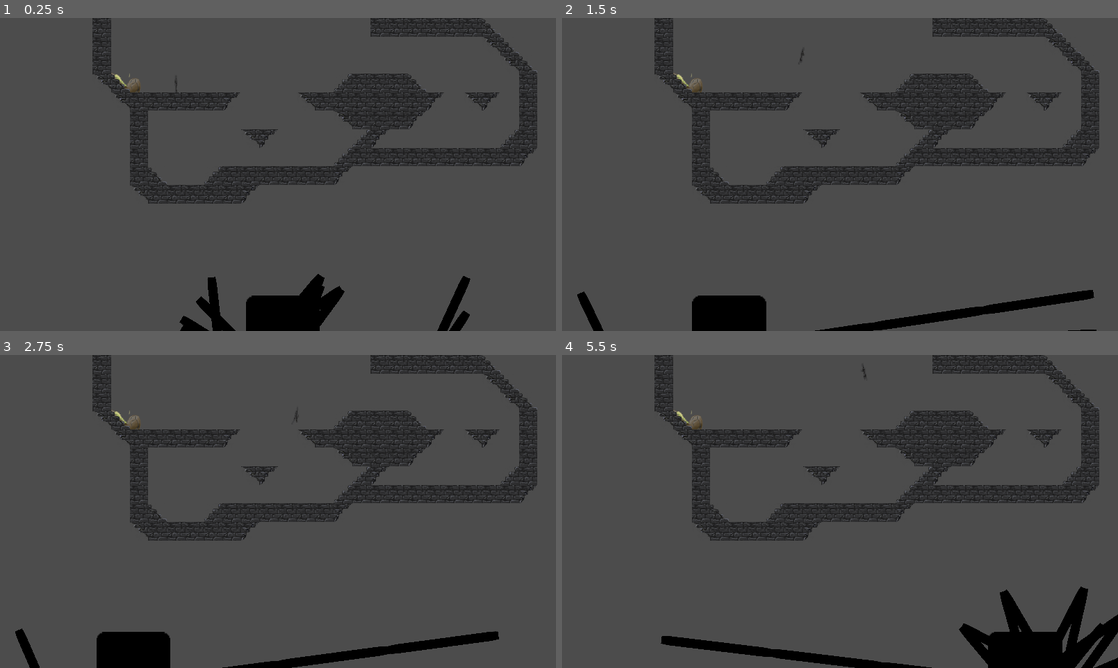
Above: before the commit, frames 1-4 (two rows, left to right).
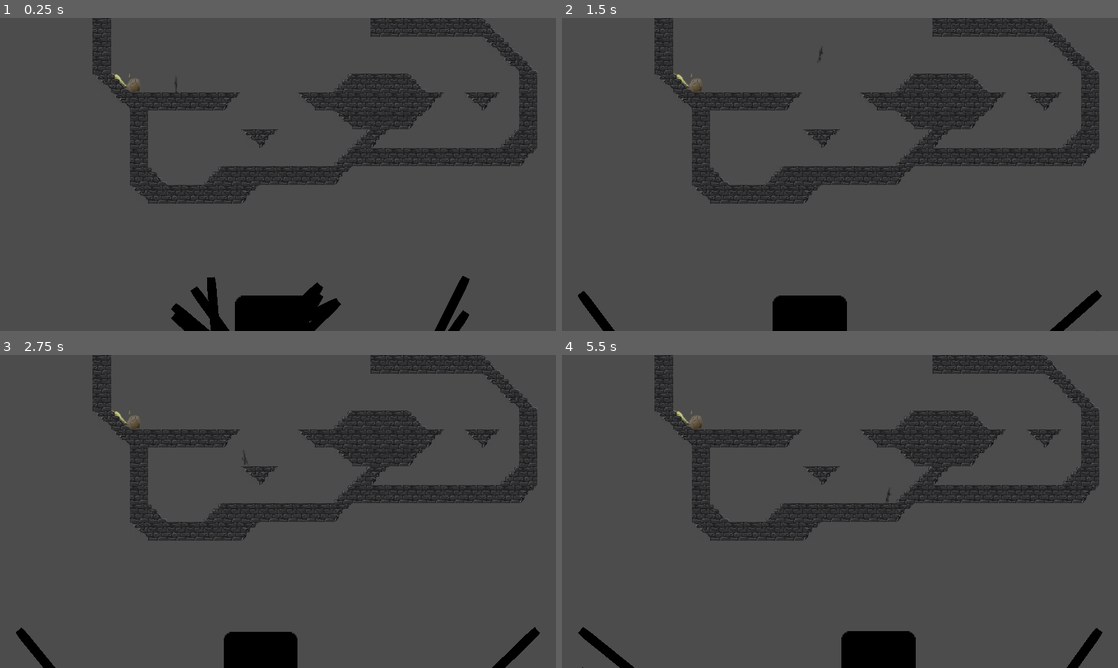
Above: after the commit, the same moments.

Repository: ObsidianBlk/ItsBelow
Game: Godot game, scene res://Scenes/World/World.tscn
Same seed, same stepped clock (60 frames per second), same inputs: the game is played once before the commit and once after it. The engine's default icon, where the game draws it, is replaced by a stand-in: a white triangle on a blue panel in a dark square.
Inputs:
- Up to frame 1 (0.25 s): no input
- Up to frame 2 (1.5 s): hold Space (player_jump) 0.53-1.28 s; hold D (player_right) from 0.53 s (still down); tap Space (player_jump) at 1.35 s
- Up to frame 3 (2.75 s): tap Space (player_jump) at 1.52, 1.82 s; release D (player_right) at 2.03 s; hold A (player_left) from 2.03 s (still down); hold Space (player_jump) from 2.03 s (still down)
- Up to frame 4 (5.5 s): release A (player_left) at 2.78 s; release Space (player_jump) at 2.78 s; hold D (player_right) 2.78-4.28 s; tap Space (player_jump) at 2.85, 3.02, 3.32, 4.35, 4.52, 4.82 s; hold Space (player_jump) 3.53-4.28 s; hold A (player_left) 4.28-5.03 s; hold D (player_right) from 5.03 s (still down); hold Space (player_jump) from 5.03 s (still down)

The runs differ from the first frame. In frame 1, 0.9% of the frame differs, in the area x 30-85%, y 81-100%; in frame 2, 4.8%; in frame 3, 4.5%; in frame 4, 6.0%, in the area x 2-100%, y 3-100%.

Commit message:
Changed how player acceleration and jump power is calculated based more on time. Updated Spider horizontal acceleration to match closer to how Player works. Added the ability for the Player to just within a small time window before landing.

Diff:
--- a/Objects/Player/Player.gd
+++ b/Objects/Player/Player.gd
@@ -5,18 +5,20 @@
 # ------------------------------------------------------------------------------
 # Export Variables
 # ------------------------------------------------------------------------------
-export var accel : float = 500						setget set_accel
 export var dampening : float = 0.1					setget set_dampening
 export var max_speed : float = 512					setget set_max_speed
+export var max_speed_time : float = 0.1				setget set_max_speed_time
 export var max_jump_height : float = 128.0			setget set_max_jump_height
-export var half_jump_dist : float = 150				setget set_half_jump_dist
+export var max_jump_time : float = 0.25				setget set_max_jump_time
 export var jump_multiplier : float = 0.8			setget set_jump_multiplier
 export var fall_multiplier : float = 1.25			setget set_fall_multiplier
 export var coyote_time : float = 0.15				setget set_coyote_time
+export var preland_grace_time : float = 0.1			setget set_preland_grace_time
 
 # ------------------------------------------------------------------------------
 # Variables
 # ------------------------------------------------------------------------------
+var accel : float = 0.0
 var velocity : Vector2 = Vector2.ZERO
 var direction_x : Array = [0.0, 0.0]
 var facing_left : bool = false
@@ -32,9 +34,6 @@
 # ------------------------------------------------------------------------------
 # Setters
 # ------------------------------------------------------------------------------
-func set_accel(a : float) -> void:
-	if a > 0:
-		accel = a
 
 func set_dampening(d : float) -> void:
 	if d >= 0.0 and d <= 1.0:
@@ -45,14 +44,19 @@
 		max_speed = s
 		_CalculateJumpVariables()
 
+func set_max_speed_time(t : float) -> void:
+	if t > 0.0:
+		max_speed_time = t
+		_CalculateJumpVariables()
+
 func set_max_jump_height(h : float) -> void:
 	if h >= 0:
 		max_jump_height = h
 		_CalculateJumpVariables()
 
-func set_half_jump_dist(d : float) -> void:
-	if d > 0:
-		half_jump_dist = d
+func set_max_jump_time(t : float) -> void:
+	if t > 0.0:
+		max_jump_time = t
 		_CalculateJumpVariables()
 
 func set_fall_multiplier(m : float) -> void:
@@ -68,6 +72,10 @@
 	if t >= 0.0 and t <= 1.0:
 		coyote_time = t
 
+func set_preland_grace_time(t : float) -> void:
+	if t >= 0.0:
+		preland_grace_time = t
+
 # ------------------------------------------------------------------------------
 # Override Methods
 # ------------------------------------------------------------------------------
@@ -78,19 +86,20 @@
 # Private Methods
 # ------------------------------------------------------------------------------
 func _CalculateJumpVariables() -> void:
-	# NOTE: The idea for this came from...
-	# https://youtu.be/hG9SzQxaCm8
-	jump_strength = (2 * max_jump_height * max_speed) / half_jump_dist
-	gravity = (2 * max_jump_height * pow(accel, 2)) / pow(half_jump_dist, 2)
+	# Calculations based on information found...
+	# https://error454.com/2013/10/23/platformer-physics-101-and-the-3-fundamental-equations-of-platformers/
+	accel = (max_speed * 2) / pow(max_speed_time, 2)
+	gravity = (2 * max_jump_height) / pow(max_jump_time, 2)
+	jump_strength = sqrt(2 * gravity * max_jump_height)
 
 func _ProcessVelocity_H(change : float = 0.0) -> void:
 	if change != 0.0:
 		if sign(change) != sign(velocity.x):
 			velocity.x = 0.0
-		velocity.x += max(-max_speed, min(change, max_speed))
+		velocity.x = max(-max_speed, min(velocity.x + change, max_speed))
 	else:
 		velocity.x = lerp(velocity.x, 0.0, dampening)
-		if abs(velocity.x) < 0.05:
+		if abs(velocity.x) < 0.25 * max_speed:
 			velocity.x = 0.0
 
 func _ProcessVelocity_V(change : float = 0.0, instant : bool = false) -> void:
--- a/Objects/Player/Player.tscn
+++ b/Objects/Player/Player.tscn
@@ -9,7 +9,7 @@
 [ext_resource path="res://Objects/Player/States/Jump.gd" type="Script" id=7]
 
 [sub_resource type="CapsuleShape2D" id=1]
-radius = 16.0
+radius = 12.0
 height = 32.0
 
 [sub_resource type="Animation" id=2]
--- a/Objects/Player/States/Fall.gd
+++ b/Objects/Player/States/Fall.gd
@@ -4,6 +4,7 @@
 # Variables
 # ------------------------------------------------------------------------------
 var _coyote_time : float = 0.0
+var _preland_time : float = 0.0
 
 # ------------------------------------------------------------------------------
 # Override Methods
@@ -22,14 +23,21 @@
 		player.direction_x[1] = event.get_action_strength("player_right")
 	elif event.is_action_released("player_right"):
 		player.direction_x[1] = 0.0
-	elif event.is_action_pressed("player_jump") and _coyote_time > 0.0:
-		_sm.change_to_state("Jump", {"coyote_jump":true})
+	elif event.is_action_pressed("player_jump"):
+		if _coyote_time > 0.0:
+			_sm.change_to_state("Jump", {"coyote_jump":true})
+		else:
+			_preland_time = player.preland_grace_time
 
 func physics_update(delta : float) -> void:
 	if _coyote_time > 0.0:
 		_coyote_time -= delta
+	if _preland_time > 0.0:
+		_preland_time -= delta
 
 	if player.is_on_floor():
+		if _preland_time > 0.0:
+			_sm.change_to_state("Jump")
 		if abs(player.velocity.x) > 0.05:
 			_sm.change_to_state("Move")
 		else:
--- a/Objects/Player/States/Move.gd
+++ b/Objects/Player/States/Move.gd
@@ -30,14 +30,11 @@
 			player._ProcessVelocity_H(direction * player.accel * delta)
 		else:
 			player._ProcessVelocity_H()
-			#if abs(player.velocity.x) < 0.5:
-			#	_sm.change_to_state("Idle")
+			if abs(player.velocity.x) < 0.1:
+				_sm.change_to_state("Idle")
 		player.velocity = player.move_and_slide_with_snap(
-			player.velocity, Vector2.DOWN, Vector2.UP, false, 2, deg2rad(55), false
+			player.velocity, Vector2.DOWN, Vector2.UP, false, 1, deg2rad(55), false
 		)
-		if abs(player.velocity.x) < 8.0:
-			player.velocity.x = 0.0
-			_sm.change_to_state("Idle")
 	else:
 		_sm.change_to_state("Fall")
 
--- a/Objects/Spider/Spider.gd
+++ b/Objects/Spider/Spider.gd
@@ -6,15 +6,16 @@
 # ------------------------------------------------------------------------------
 export var target_node_path : NodePath = ""			setget set_target_node_path
 export var climb_speed : float = 10.0				setget set_climb_speed
-export var horizontal_speed : float = 200.0
-export var horizontal_accel : float = 400.0
+export var horizontal_speed : float = 200.0			setget set_horizontal_speed
+export var horizontal_speed_time : float = 0.1		setget set_horizontal_speed_time
 export var distance_per_step : float = 40.0			setget set_distance_per_step
-export var step_time : float = 0.6
+export var step_time : float = 0.6					setget set_step_time
 
 
 # ------------------------------------------------------------------------------
 # Variables
 # ------------------------------------------------------------------------------
+var _accel : float = 0.0
 var _last_step_time : float = 0.0
 var _cur_l_leg : int = 0
 var _cur_r_leg : int = 0
@@ -58,6 +59,20 @@
 		distance_per_step = d
 		_CalcStepRate()
 
+func set_horizontal_speed(s : float) -> void:
+	if s > 0.0:
+		horizontal_speed = s
+		_CalcAccel()
+
+func set_horizontal_speed_time(t : float) -> void:
+	if t > 0.0:
+		horizontal_speed_time = t
+		_CalcAccel()
+
+func set_step_time(t : float) -> void:
+	if t > 0.0:
+		step_time = t
+
 # ------------------------------------------------------------------------------
 # Override Methods
 # ------------------------------------------------------------------------------
@@ -66,6 +81,8 @@
 	left_sensor.force_raycast_update()
 	_CalcStepRate()
 	set_target_node_path(target_node_path)
+
+	_CalcAccel()
 
 	for leg in left_legs:
 		leg.step_time = step_time
@@ -76,7 +93,9 @@
 
 func _physics_process(delta : float) -> void:
 	var move_vec : Vector2 = Vector2(0.0, -climb_speed) + _GetHorzSpeed(delta)
-	move_and_collide(move_vec * delta)
+	var res : KinematicCollision2D = move_and_collide(move_vec * delta)
+	if res != null:
+		_speed_x = 0.0
 
 func _process(delta : float) -> void:
 	_last_step_time += delta
@@ -109,7 +128,7 @@
 		var dist_to_target : float = target.global_position.x - global_position.x
 		var hspeed : float = horizontal_speed * delta
 		if abs(dist_to_target) > hspeed:
-			_speed_x += max(-horizontal_speed, min(sign(dist_to_target) * horizontal_accel * delta, horizontal_speed))
+			_speed_x = max(-horizontal_speed, min(_speed_x + sign(dist_to_target) * _accel * delta, horizontal_speed))
 		else:
 			_speed_x = lerp(_speed_x, 0.0, 0.8)
 		return Vector2(_speed_x, 0.0)
@@ -139,6 +158,9 @@
 	else:
 		print("No Leg Collision")
 
+func _CalcAccel() -> void:
+	_accel = (2 * horizontal_speed) / pow(horizontal_speed_time, 2)
+
 func _CalcStepRate() -> void:
 	if climb_speed != 0.0:
 		_step_rate = distance_per_step / climb_speed
--- a/Scenes/World/World.tscn
+++ b/Scenes/World/World.tscn
@@ -11,6 +11,8 @@
 
 [node name="Player" parent="." instance=ExtResource( 2 )]
 position = Vector2( 607, 172 )
+max_speed = 312.0
+max_jump_height = 132.0
 
 [node name="Spider" parent="." instance=ExtResource( 3 )]
 position = Vector2( 990, 1431 )
